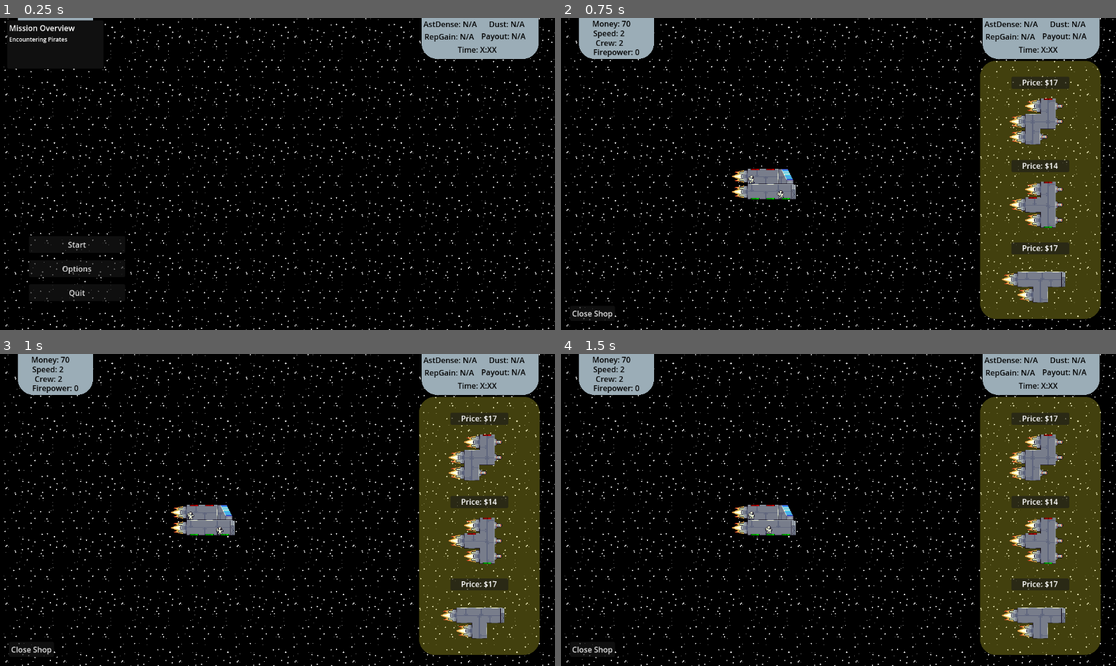
Above: before the commit, frames 1-4 (two rows, left to right).
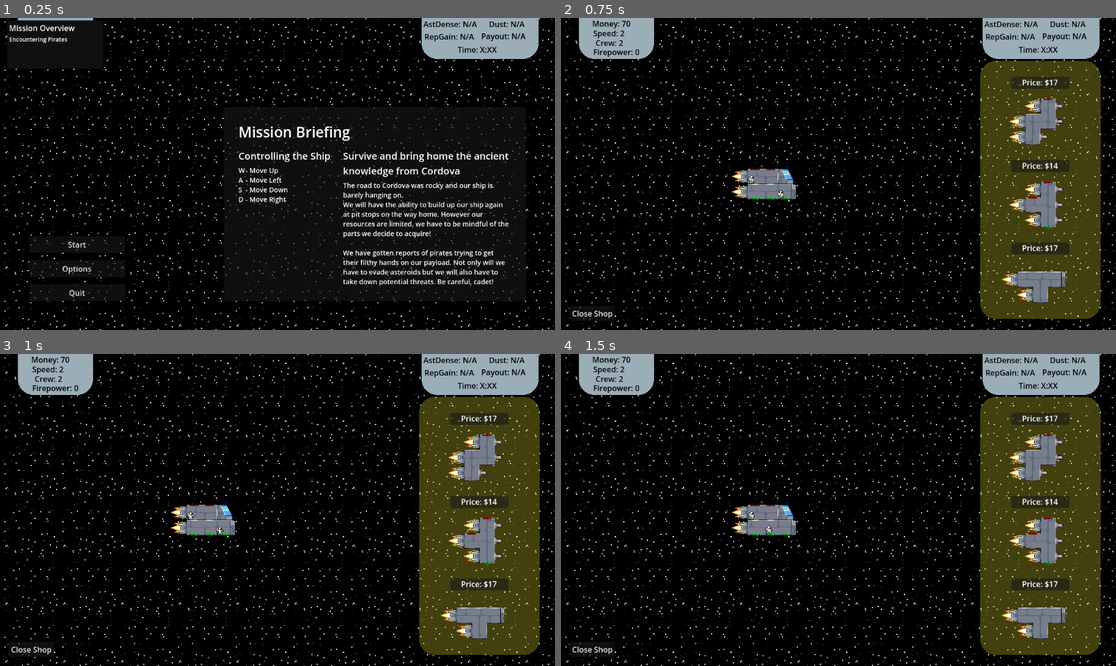
Above: after the commit, the same moments.

Repository: TreadTheDawnGames/GodotWildJam81
Game: Godot game, scene res://game.tscn
Same seed, same stepped clock (60 frames per second), same inputs: the game is played once before the commit and once after it. The engine's default icon, where the game draws it, is replaced by a stand-in: a white triangle on a blue panel in a dark square. Sound files missing from this copy of the repository are replaced by a short silence.
Inputs (mouse positions are in pixels of both pictures, inside the frame that each line leads up to):
- Up to frame 1 (0.25 s): no input
- Up to frame 2 (0.75 s): click "Start" at 0.5 s
- Up to frame 3 (1 s): no input
- Up to frame 4 (1.5 s): tap Enter at 1.25 s; drag from (771, 528) to (1049, 441) at 1.27 s

The runs differ from the first frame. In frame 1, 4.8% of the frame differs, in the area x 40-95%, y 28-91%; in frame 2, nothing differs; in frame 3, nothing differs; in frame 4, nothing differs.

Commit message:
created a tut panel with some in verse briefing text

Diff:
--- a/Scenes/UI/MainMenu.tscn
+++ b/Scenes/UI/MainMenu.tscn
@@ -39,6 +39,84 @@
 layout_mode = 2
 text = "Quit"
 
+[node name="PanelContainer" type="PanelContainer" parent="."]
+top_level = true
+layout_mode = 1
+anchors_preset = -1
+anchor_left = 1.0
+anchor_top = 1.0
+anchor_right = 1.0
+anchor_bottom = 1.0
+offset_right = -60.0
+offset_bottom = -60.0
+grow_horizontal = 0
+grow_vertical = 0
+
+[node name="MarginContainer" type="MarginContainer" parent="PanelContainer"]
+layout_mode = 2
+theme_override_constants/margin_left = 30
+theme_override_constants/margin_top = 30
+theme_override_constants/margin_right = 30
+theme_override_constants/margin_bottom = 30
+
+[node name="VBoxContainer" type="VBoxContainer" parent="PanelContainer/MarginContainer"]
+custom_minimum_size = Vector2(500, 0)
+layout_mode = 2
+theme_override_constants/separation = 15
+
+[node name="Label" type="Label" parent="PanelContainer/MarginContainer/VBoxContainer"]
+layout_mode = 2
+theme_override_font_sizes/font_size = 30
+text = "Mission Briefing"
+
+[node name="HBoxContainer" type="HBoxContainer" parent="PanelContainer/MarginContainer/VBoxContainer"]
+layout_mode = 2
+theme_override_constants/separation = 25
+
+[node name="Movement" type="VBoxContainer" parent="PanelContainer/MarginContainer/VBoxContainer/HBoxContainer"]
+custom_minimum_size = Vector2(190, 0)
+layout_mode = 2
+theme_override_constants/separation = 17
+
+[node name="Movement2" type="VBoxContainer" parent="PanelContainer/MarginContainer/VBoxContainer/HBoxContainer/Movement"]
+custom_minimum_size = Vector2(150, 0)
+layout_mode = 2
+theme_override_constants/separation = 7
+
+[node name="Label" type="Label" parent="PanelContainer/MarginContainer/VBoxContainer/HBoxContainer/Movement/Movement2"]
+layout_mode = 2
+theme_override_font_sizes/font_size = 20
+text = "Controlling the Ship"
+
+[node name="RichTextLabel" type="RichTextLabel" parent="PanelContainer/MarginContainer/VBoxContainer/HBoxContainer/Movement/Movement2"]
+layout_mode = 2
+theme_override_font_sizes/normal_font_size = 14
+text = "W	- Move Up
+A	- Move Left
+S	- Move Down
+D	- Move Right"
+fit_content = true
+
+[node name="BuildingShip" type="VBoxContainer" parent="PanelContainer/MarginContainer/VBoxContainer/HBoxContainer"]
+custom_minimum_size = Vector2(350, 0)
+layout_mode = 2
+theme_override_constants/separation = 7
+
+[node name="Label" type="Label" parent="PanelContainer/MarginContainer/VBoxContainer/HBoxContainer/BuildingShip"]
+layout_mode = 2
+theme_override_font_sizes/font_size = 20
+text = "Survive and bring home the ancient
+knowledge from Cordova"
+
+[node name="RichTextLabel" type="RichTextLabel" parent="PanelContainer/MarginContainer/VBoxContainer/HBoxContainer/BuildingShip"]
+layout_mode = 2
+theme_override_font_sizes/normal_font_size = 14
+text = "The road to Cordova was rocky and our ship is barely hanging on.
+We will have the ability to build up our ship again at pit stops on the way home. However our resources are limited, we have to be mindful of the parts we decide to acquire!
+
+We have gotten reports of pirates trying to get their filthy hands on our payload. Not only will we have to evade asteroids but we will also have to take down potential threats. Be careful, cadet!"
+fit_content = true
+
 [connection signal="pressed" from="MainMenuContainer/StartGameButton" to="." method="_on_start_game_button_pressed"]
 [connection signal="pressed" from="MainMenuContainer/OptionsButton" to="." method="_on_options_button_pressed"]
 [connection signal="pressed" from="MainMenuContainer/QuitGameButton" to="." method="_on_quit_game_button_pressed"]
Not shown: 1 places in Scenes/UI/MainMenu.tscn that only renumber resources
Not shown: 1 places in game.tscn that only renumber resources
